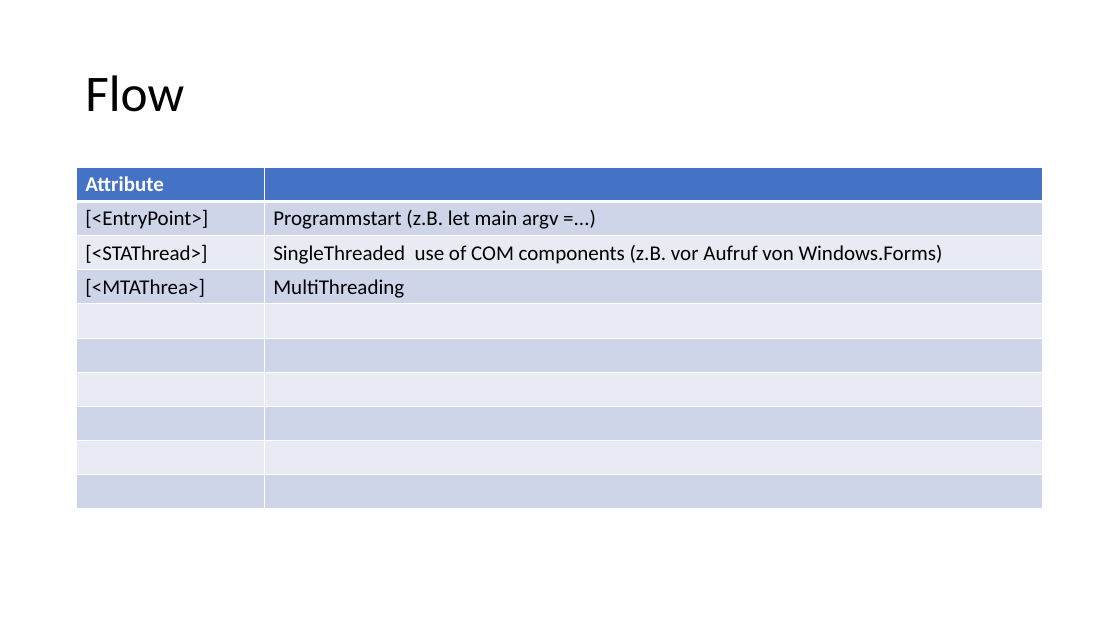
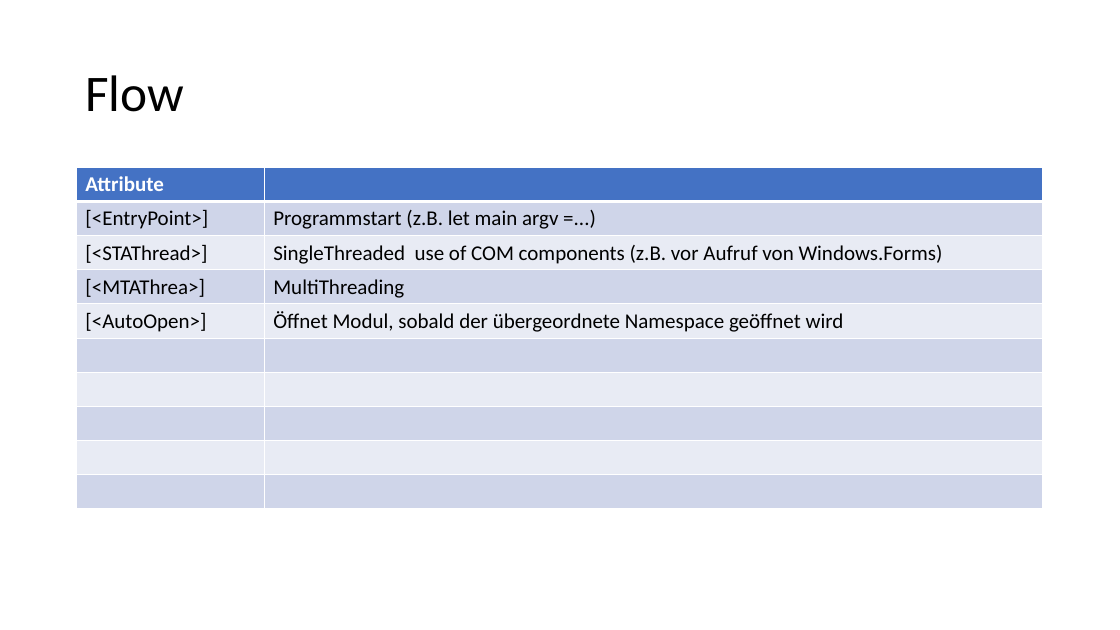
Before and after one commit to cdury/LearningGitHub, a slide deck: slide 3 of FSharp-Attributes.pptx. Drawn at 1120x630 pixels with LibreOffice and Linux fonts; fonts in the diff are those of the drawing. Boxes give left, top, right and bottom in pixels: in the first picture for what was removed or moved away, otherwise in the second. Text is boxed around its words. In the diff, an @@ line names an element or a change of style, - is before the commit and + after.

```diff
--- a/FSharp-Attributes.pptx
+++ b/FSharp-Attributes.pptx
@@ table at bbox=[77, 168, 1044, 509] @@
+row 5: [<AutoOpen>] | Öffnet Modul, sobald der übergeordnete Namespace geöffnet wird
-row 10:  | 
```
Also in this commit, not shown: 1 other slide changed, 2 other files.
